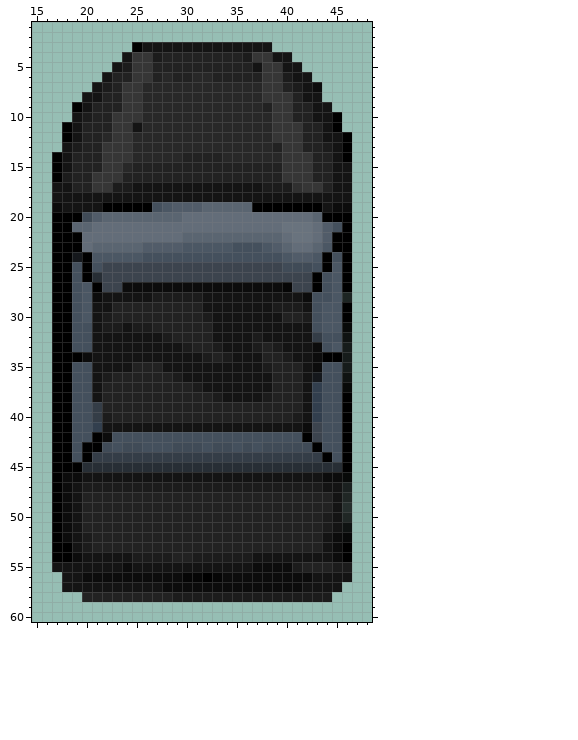
Two versions of one pixel-art sprite, assets/car-hitbox.png. This is how it looked before the edit.
The file is 64x64 pixels. Pixels under 10% opacity are left out. Colours within 5 levels of each other are drawn and written as one. Shown: x 15..48, y 1..60.
After:
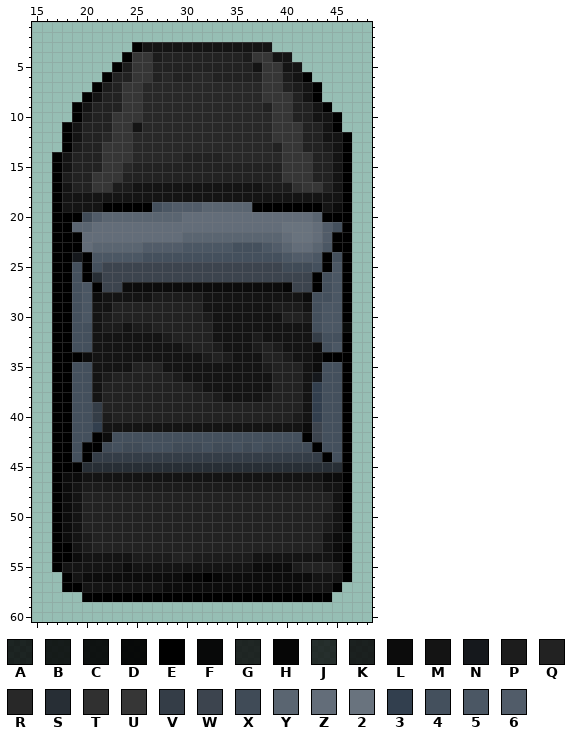
Palette (. is transparent): A #000000ce  B #000000d9  C #000000e5  D #000000f2  E #000000  F #040404f8  G #060606d1  H #060606  J #070707c7  K #080808dc  L #0c0c0c  M #141414  N #15181c  P #1c1c1c  Q #222222  R #282828  S #272e35  T #303030  U #363636  V #343d47  W #3c444e  X #404b57  Y #5a6571  Z #636d79  2 #69737e  3 #323f4e  4 #44505d  5 #4b5764  6 #515c69
The edit:
@@ x 15..48 @@
  3 ..........EMMMMMMMMMMMMM..........
- 4 .........MUUPQQQQQQQQPUUMM........
- 5 ........MPUUQQQQQQQQQQMUUMM.......
- 6 .......MQQUUQRQQRRQQQQQUUPMM......
- 7 ......MPQUURRRRRRRRRRRRUUQPML.....
- 8 .....MMQQUURRRRRRRRRRRRUUUQMM.....
- 9 ....EMQQQUURRRRRRRRRRRRQUUQQMM....
-10 ....MPQQUUURRRRRRRRRRRRRUUQQMME...
+ 4 .........EUUPQQQQQQQQPUUMM........
+ 5 ........EPUUQQQQQQQQQQMUUMM.......
+ 6 .......EQQUUQRQQRRQQQQQUUPME......
+ 7 ......EPQUURRRRRRRRRRRRUUQPME.....
+ 8 .....EMQQUURRRRRRRRRRRRUUUQME.....
+ 9 ....EMQQQUURRRRRRRRRRRRQUUQQME....
+10 ....EPQQUUURRRRRRRRRRRRRUUQQMME...
 11 ...EMQQQUUMRRRRRRRRRRRRRUUUQQME...
 12 ...EMQQRUURRRRRRRRRRRRRRUUUQQMME..
-13 ...MPQQUUURRRRRRRRRRRRRRQUUQQPME..
+13 ...EPQQUUURRRRRRRRRRRRRRQUUQQPME..
 14 ..EMQQQUUURRRRRQQQQRRRRRRUUUQQME..
-15 ..EMQQQUURQQQQQQQQQQQQQQQUUUQQMM..
-16 ..EPQQUUUQQQQQQQQQQQQQQQQUUUQQMM..
-17 ..MMQQUUPPMMMMMMMMMMMMMPPPTUUQMM..
-18 ..MMMMMMMMMMMMMMMMMMMMMMMMMMMMMM..
-19 ..LMMMMEEEEE45666YYYYYEEEEEEEMLL..
+15 ..EMQQQUURQQQQQQQQQQQQQQQUUUQQME..
+16 ..EPQQUUUQQQQQQQQQQQQQQQQUUUQQME..
+17 ..EMQQUUPPMMMMMMMMMMMMMPPPTUUQME..
+18 ..EMMMMMMMMMMMMMMMMMMMMMMMMMMMME..
+19 ..EMMMMEEEEE45666YYYYYEEEEEEEMLE..
 20 ..EEEX6YYYYYYYYZZZZZZZZZZZZZYEEE..
@@ x 44..48 @@
 27 45E..
-28 45A..
+28 45E..
 29 55E..
@@ x 44..48 @@
 31 55D..
-32 44C..
-33 45B..
-34 EEB..
-35 44B..
-36 44C..
-37 44D..
+32 44E..
+33 45E..
+34 EEE..
+35 44E..
+36 44E..
+37 44E..
 38 44E..
@@ x 44..48 @@
 45 SSE..
-46 LLD..
-47 MMK..
-48 QMG..
-49 QMJ..
-50 PMG..
-51 PMC..
+46 LLE..
+47 MME..
+48 QME..
+49 QME..
+50 PME..
+51 PME..
 52 MLF..
@@ x 15..48 @@
 54 ..EELMMMMMPPPPQQPPPPPPMMMMMMMMLE..
-55 ..MMMMMMMLMMMMMMMMMMMMLLLLPQQQPP..
-56 ...MMLLLLLLLLLLHHEHLLLLLLLLLMMMM..
-57 ...MMMMMMMMMMLLLLLLLLLLLLLLMMMM...
-58 .....QQQQQQQQQPPPPPPPPPPPPPPPP....
+55 ..EMMMMMMLMMMMMMMMMMMMLLLLPQQQPE..
+56 ...EMLLLLLLLLLLHHEHLLLLLLLLLMMME..
+57 ...EEMMMMMMMMLLLLLLLLLLLLLLMMME...
+58 .....EEEEEEEEEEEEEEEEEEEEEEEEE....
 59 ..................................
Boxes around the changes in both pictures, in picture pixels (x1, y1, x2, y2):
changed: (52, 52, 132, 212)
changed: (302, 72, 332, 112)
changed: (342, 162, 352, 212)
changed: (342, 292, 352, 392)
changed: (342, 472, 352, 532)
changed: (52, 562, 352, 602)
